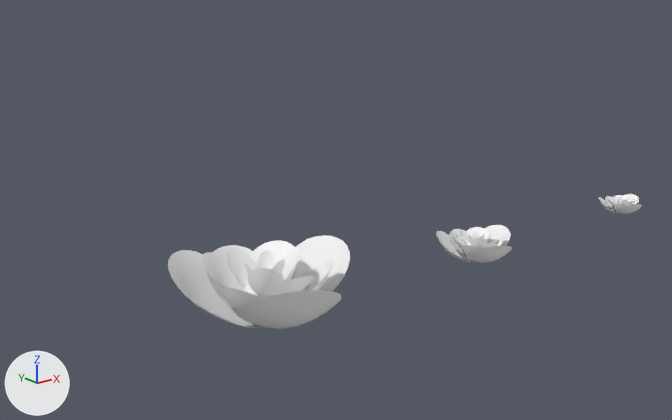
A saved change to the glTF model Farming_Sim_ver3_1/vegetables/vegetables.glb.
Both versions are drawn from a camera (50 mm lens) standing at (-14.82, -7.12, 3.89) and looking at (-7.33, 2.24, 0.15). The lights are fixed; the arrows at lower left show +X, +Y and +Z.

Objects in the first picture: '01_lettuce_full', '01_lettuce_middle', '01_lettuce_seed'.
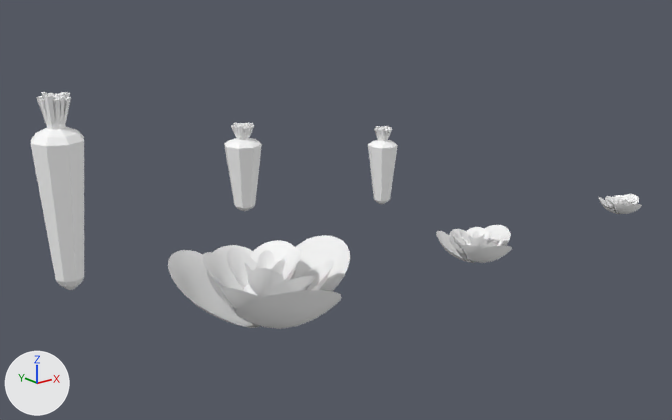
Commit message: Add carrot assets

Location of each change, [x1, y1, x2, y2] in pixels of the pictures (672 x 420 px):
'02_carrot_full', added
    after: [31, 92, 84, 290]
    faces in mat_carrot_orange_002 (white #ffffff): [31, 127, 84, 290]
    faces in mat_carrot_green_001 (white #ffffff): [36, 92, 71, 130]
'02_carrot_middle', added
    after: [224, 123, 262, 211]
    faces in mat_carrot_orange_003 (white #ffffff): [224, 138, 262, 211]
    faces in mat_carrot_green_002 (white #ffffff): [231, 123, 254, 140]
'02_carrot_seed', added
    after: [368, 126, 398, 204]
    faces in mat_carrot_orange_004 (white #ffffff): [368, 140, 398, 204]
    faces in mat_carrot_green_003 (white #ffffff): [374, 126, 392, 141]

Edits to the bpy script that builds the scene:
```text
Add mat_carrot_orange_004:
    mat_carrot_orange_004 = principled_material('carrot_orange.004')
    mat_carrot_orange_004.base_color = (1.0, 1.0, 1.0)  # white #ffffff
Add mat_carrot_green_003:
    mat_carrot_green_003 = principled_material('carrot_green.003')
    mat_carrot_green_003.base_color = (1.0, 1.0, 1.0)  # white #ffffff
Add mat_carrot_orange_003:
    mat_carrot_orange_003 = principled_material('carrot_orange.003')
    mat_carrot_orange_003.base_color = (1.0, 1.0, 1.0)  # white #ffffff
Add mat_carrot_green_002:
    mat_carrot_green_002 = principled_material('carrot_green.002')
    mat_carrot_green_002.base_color = (1.0, 1.0, 1.0)  # white #ffffff
Add mat_carrot_green_001:
    mat_carrot_green_001 = principled_material('carrot_green.001')
    mat_carrot_green_001.base_color = (1.0, 1.0, 1.0)  # white #ffffff
Add mat_carrot_orange_002:
    mat_carrot_orange_002 = principled_material('carrot_orange.002')
    mat_carrot_orange_002.base_color = (1.0, 1.0, 1.0)  # white #ffffff
Add me_cylinder_003:
    me_cylinder_003.from_pydata(...)  # 314 vertices, 624 faces; spans x -0.264..0.264, y -0.264..0.264, z -1.046..0.371
    # faces by material slot: [168, 456]
    me_cylinder_003.materials.append(mat_carrot_orange_004)  # white #ffffff
    me_cylinder_003.materials.append(mat_carrot_green_003)  # white #ffffff
Add me_cylinder_002:
    me_cylinder_002.from_pydata(...)  # 314 vertices, 624 faces; spans x -0.302..0.302, y -0.302..0.302, z -0.595..0.821
    # faces by material slot: [168, 456]
    me_cylinder_002.materials.append(mat_carrot_orange_003)  # white #ffffff
    me_cylinder_002.materials.append(mat_carrot_green_002)  # white #ffffff
Add me_cylinder_001:
    me_cylinder_001.from_pydata(...)  # 314 vertices, 624 faces; spans x -0.38..0.38, y -0.38..0.38, z -1.19..1.64
    # faces by material slot: [168, 456]
    me_cylinder_001.materials.append(mat_carrot_orange_002)  # white #ffffff
    me_cylinder_001.materials.append(mat_carrot_green_001)  # white #ffffff
Add ob_02_carrot_seed:
    ob_02_carrot_seed = bpy.data.objects.new('02_carrot_seed', me_cylinder_003)
    ob_02_carrot_seed.location = (-4.06, 5.0, 0.0)
Add ob_02_carrot_middle:
    ob_02_carrot_middle = bpy.data.objects.new('02_carrot_middle', me_cylinder_002)
    ob_02_carrot_middle.location = (-7.0, 5.0, 0.0)
Add ob_02_carrot_full:
    ob_02_carrot_full = bpy.data.objects.new('02_carrot_full', me_cylinder_001)
    ob_02_carrot_full.location = (-10.0, 5.0, 0.0)
```
